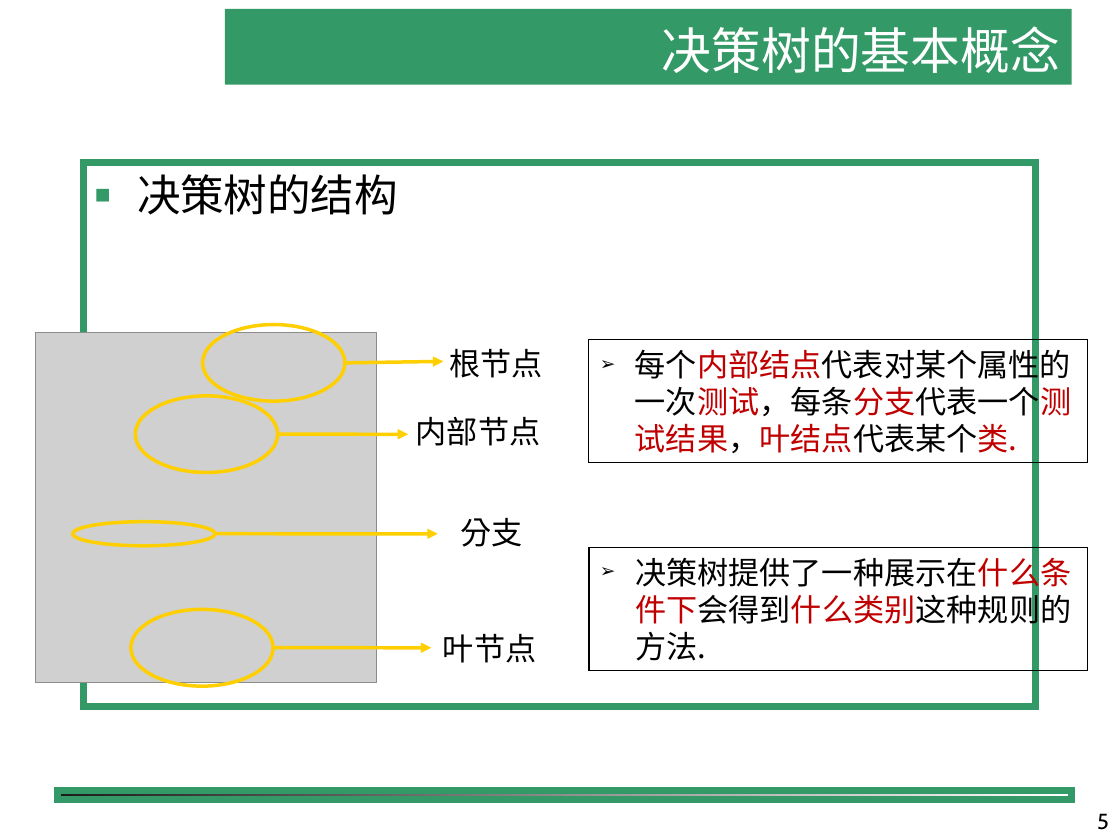
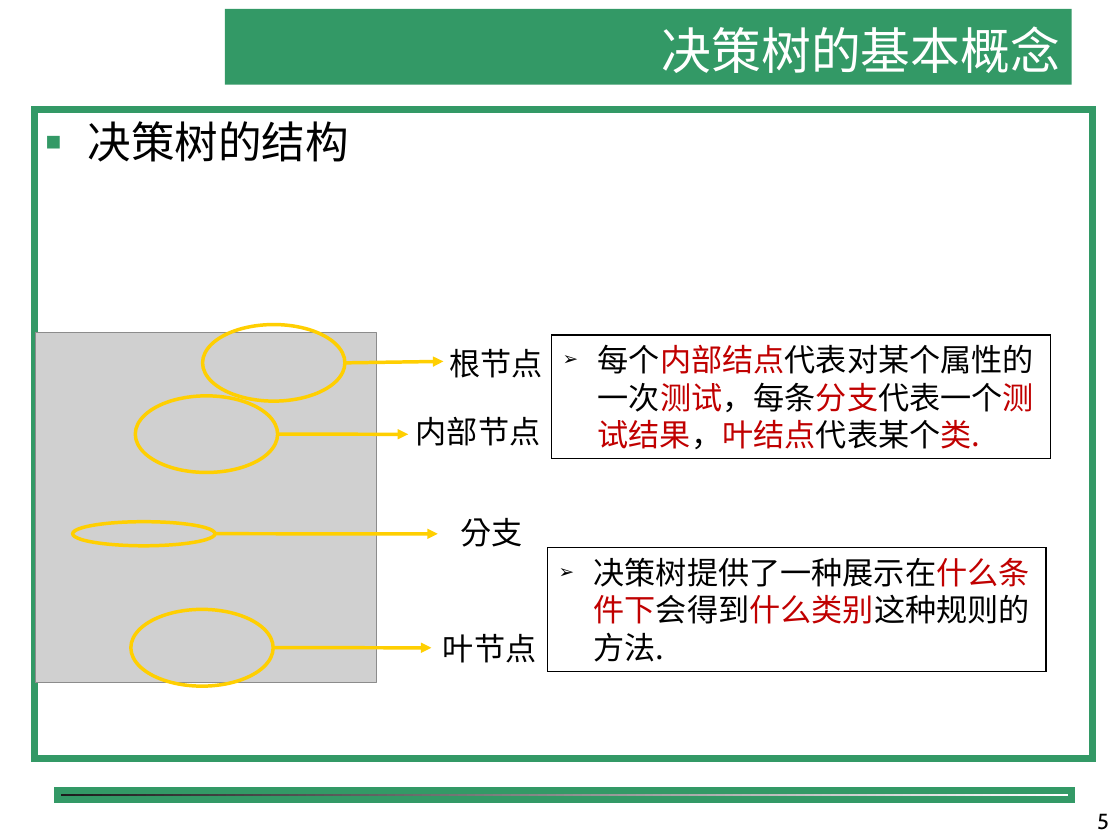
Before and after one commit to shfkuang/shfkuang.github.io, a slide deck: slide 5 of dm/ch4.2.ppt. Drawn at 1120x840 pixels with LibreOffice and Linux fonts; fonts in the diff are those of the drawing; grey boxes stand for pictures; background and template pictures are left out. Boxes give left, top, right and bottom in pixels: in the first picture for what was removed or moved away, otherwise in the second. Text is boxed around its words. In the diff, an @@ line names an element or a change of style, - is before the commit and + after.

```diff
--- a/dm/ch4.2.ppt
+++ b/dm/ch4.2.ppt
@@ rectangle "决策树的结构": place and size @@
-rectangle "决策树的结构" at (84, 162, 1036, 707)
+rectangle "决策树的结构" at (35, 110, 1093, 759)
@@ rectangle "每个内部结点代表对某个属性的一次测试，每条分支代表一个测试结果，叶结点代表某个类.": place and size @@
-rectangle "每个内部结点代表对某个属性的一次测试，每条分支代表一个测试结果，叶结点代表某个类." at (589, 339, 1088, 463)
+rectangle "每个内部结点代表对某个属性的一次测试，每条分支代表一个测试结果，叶结点代表某个类." at (552, 335, 1051, 458)
@@ rectangle "决策树提供了一种展示在什么条件下会得到什么类别这种规则的方法.": place and size @@
-rectangle "决策树提供了一种展示在什么条件下会得到什么类别这种规则的方法." at (589, 548, 1088, 671)
+rectangle "决策树提供了一种展示在什么条件下会得到什么类别这种规则的方法." at (548, 548, 1046, 671)
```
Also in this commit, not shown: 4 other slides changed, 2 other files.
